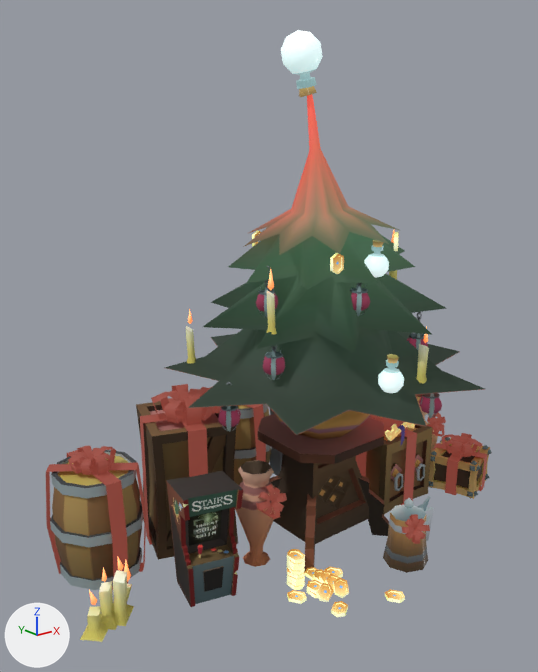
An edit to the glTF model 12.glb, drawn before and after from the same camera.
One viewpoint serves both versions: a camera (50 mm lens) standing at (-1.315, -1.41, 1.246) and looking at (-0.111, 0.094, 0.645). Arrows for +X, +Y and +Z are at lower left; the lights stay in place. The older version comes first. Where no turn or scale is listed for an object, it has been applied to the vertices.

Script lines for the objects in view, before the commit:
```python
me_line001_material__2_0 = bpy.data.meshes.new('Line001_Material #2_0')
me_line001_material__2_0.from_pydata(...)  # 228 vertices, 410 faces; spans x -0.023..0.158, y -0.084..0.097, z -0.159..0.153
me_line001_material__2_0.materials.append(mat_material_2)  # picture img_image_5
me_object051_material__1_0 = bpy.data.meshes.new('Object051_Material #1_0')
me_object051_material__1_0.from_pydata(...)  # 286 vertices, 432 faces; spans x -0.105..0.105, y -0.105..0.105, z 0.035..0.172
me_object051_material__1_0.materials.append(mat_material_1)
me_rectangle007__0 = bpy.data.meshes.new('Rectangle007__0')
me_rectangle007__0.from_pydata(...)  # 8 vertices, 8 faces; spans x -0.089..0.04, y -0.117..0.134, z -0.239..0.14
me_rectangle007__0.materials.append(mat_line003__0)
ob_line001_material__2_0 = bpy.data.objects.new('Line001_Material #2_0', me_line001_material__2_0)
ob_line001_material__2_0.location = (-0.483, -0.035, 0.21)
ob_object051_material__1_0 = bpy.data.objects.new('Object051_Material #1_0', me_object051_material__1_0)
ob_object051_material__1_0.location = (0.559, -0.068, 0.0)
ob_rectangle007__0 = bpy.data.objects.new('Rectangle007__0', me_rectangle007__0)
ob_rectangle007__0.location = (-0.259, 0.242, 0.273)
# also in view: 'Cone001__0' at (-0.006, 0.009, 0.968); 'Rectangle004__0' at (-0.578, 0.243, 0.19); 'beer_mug_Material #3_0' at (0.121, -0.247, 0.134); 'Object053_Material #1_0' at (-0.289, 0.252, 0.225); 'Rectangle003__0' at (-0.576, 0.246, 0.19)
```
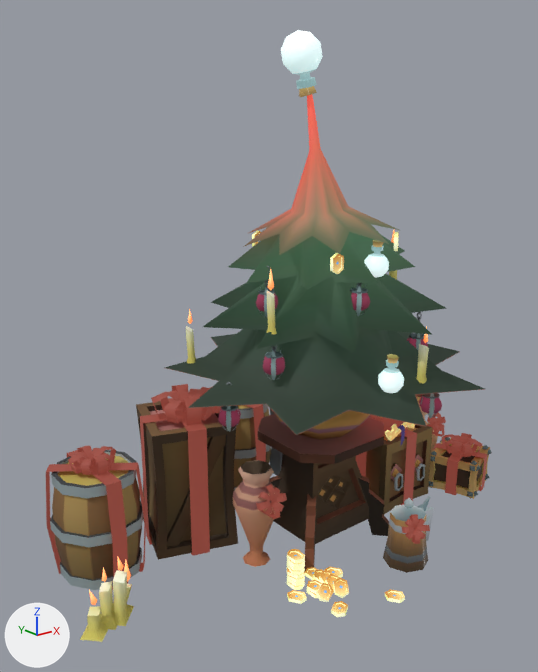
Pixel boxes (x1, y1, x2, y2) of what changed, in the pictures (538 x 672 px):
'Line001_Material #2_0', deleted
    before: (166, 471, 243, 607)

Diff of the bpy script that builds the scene:
```diff
--- a/12.glb.py
+++ b/12.glb.py
@@ ob_line001_material__2_0 @@
-ob_line001_material__2_0 = bpy.data.objects.new('Line001_Material #2_0', me_line001_material__2_0)
-ob_line001_material__2_0.location = (-0.483, -0.035, 0.21)
```
